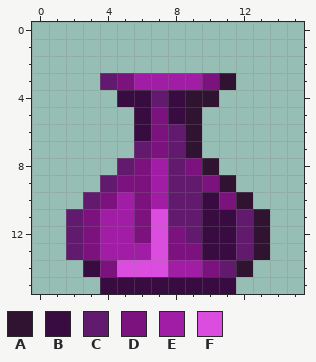
A pixel-art file gets an edit: NeverShallWeDie/Assets/Sprites/Items/Recovery.aseprite. The first picture shows the starting point.
16x16 pixels, 1 frame.
Palette (. is transparent): A #2f1330  B #380b41  C #621a6f  D #7c127d  E #a21da5  F #db4ddf
And afterwards:
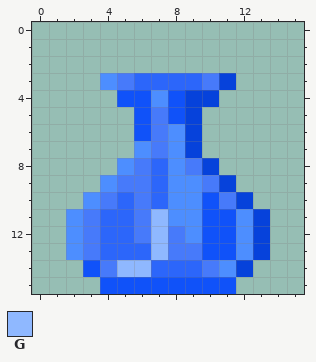
Colours new in this view: G #8fb8ff
Diff:
Colour A changes from #2f1330 to #0642db.
Colour B changes from #380b41 to #1052f9.
Colour C changes from #621a6f to #4d8eff.
Colour D changes from #7c127d to #477afa.
Colour E changes from #a21da5 to #2c66fa.
The author changed colour F to colour E in row 14 at x 7.
The author changed colour F to colour G in rows 11 to 13 at x 7; in row 14 at x 5 to 6.
Changed places in both pictures, as pixel boxes (x1, y1, x2, y2):
changed: (66, 73, 270, 294)
